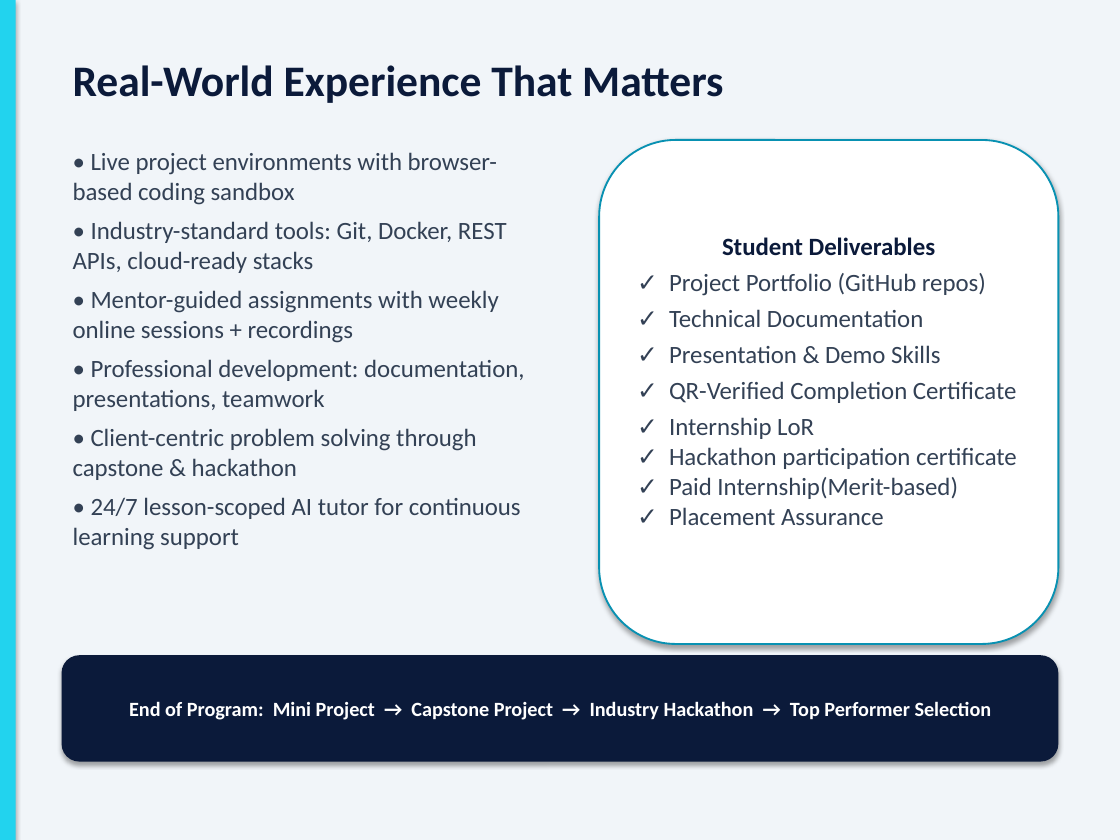
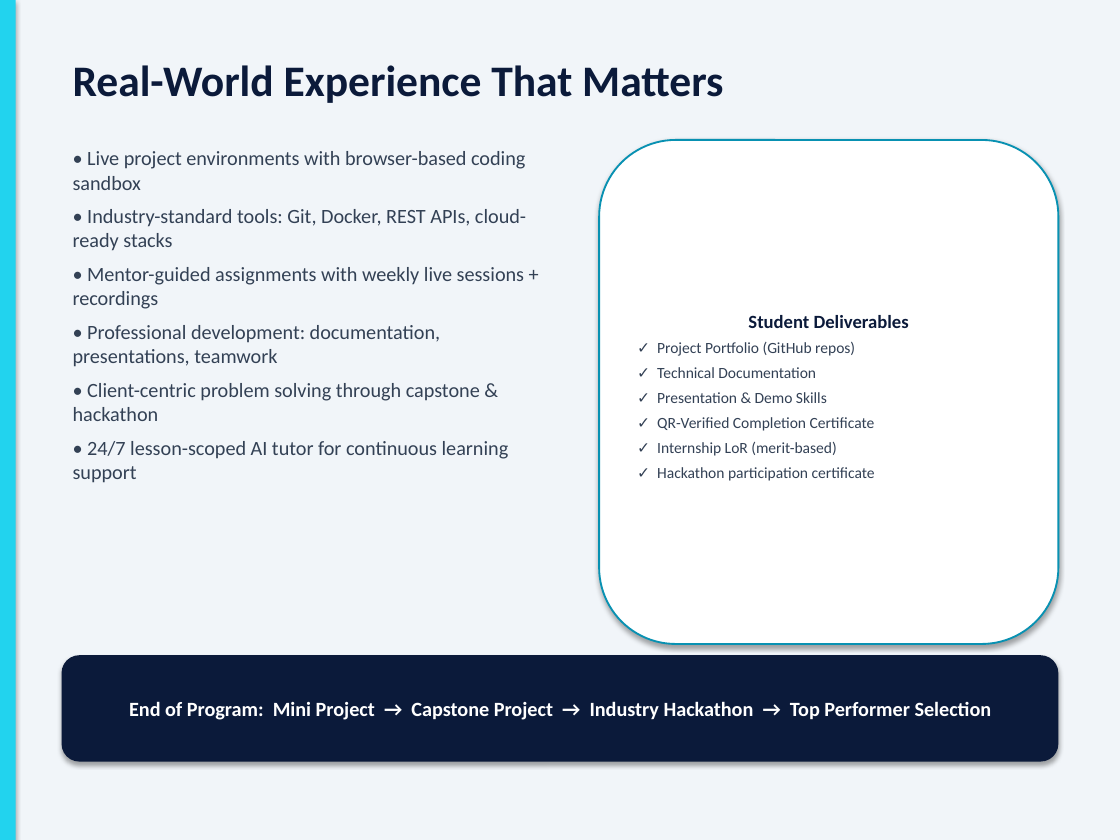
Before and after one commit to MantraaiAdmin/TrainingAccelaratorProgram, a slide deck: slide 5 of docs/AI_NextGen_Industry_Readiness_Pitch.pptx. Drawn at 1120x840 pixels with LibreOffice and Linux fonts; fonts in the diff are those of the drawing. Boxes give left, top, right and bottom in pixels: in the first picture for what was removed or moved away, otherwise in the second. Text is boxed around its words. In the diff, an @@ line names an element or a change of style, - is before the commit and + after.

```diff
--- a/docs/AI_NextGen_Industry_Readiness_Pitch.pptx
+++ b/docs/AI_NextGen_Industry_Readiness_Pitch.pptx
@@ text at bbox=[73, 151, 526, 483]: size 16 to 13 pt in "• Live project environments with browser-based coding ...", "• Industry-standard tools: Git, Docker, REST APIs, ...", "• Professional development: documentation, presentations, te ...", "• Client-centric problem solving through capstone & ..." and 1 more places @@
@@ text at bbox=[73, 267, 524, 309]: text changed; size 16 to 13 pt @@
-• Mentor-guided assignments with weekly online sessions + recordings
+• Mentor-guided assignments with weekly live sessions + recordings
@@ text in rounded rectangle at bbox=[657, 315, 909, 431]: size 16 to 12 pt in "Student Deliverables"; size 16 to 10 pt in "✓ Project Portfolio (GitHub repos)", "✓ Technical Documentation", "✓ Presentation & Demo Skills", "✓ QR-Verified Completion Certificate" @@
@@ text in rounded rectangle at bbox=[657, 442, 875, 481]: text changed; size 16 to 10 pt @@
-✓ Internship LoR
-✓ Hackathon participation certificate
-✓ Paid Internship(Merit-based)
-✓ Placement Assurance
+✓ Internship LoR (merit-based)
+✓ Hackathon participation certificate
```
Also in this commit, not shown: 7 other slides changed, 26 other files.
